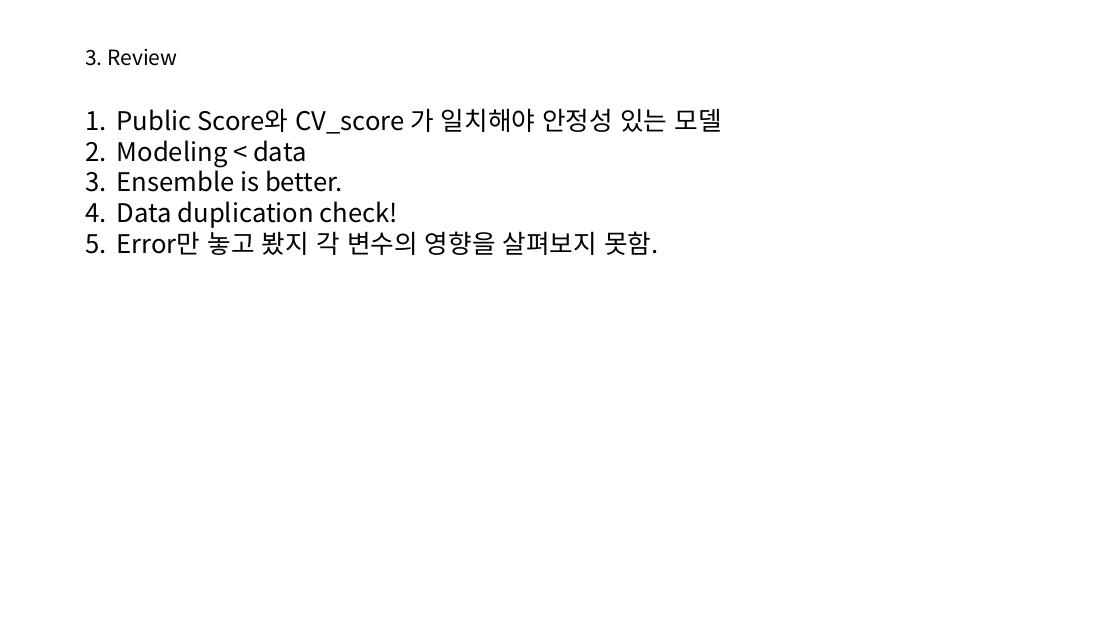
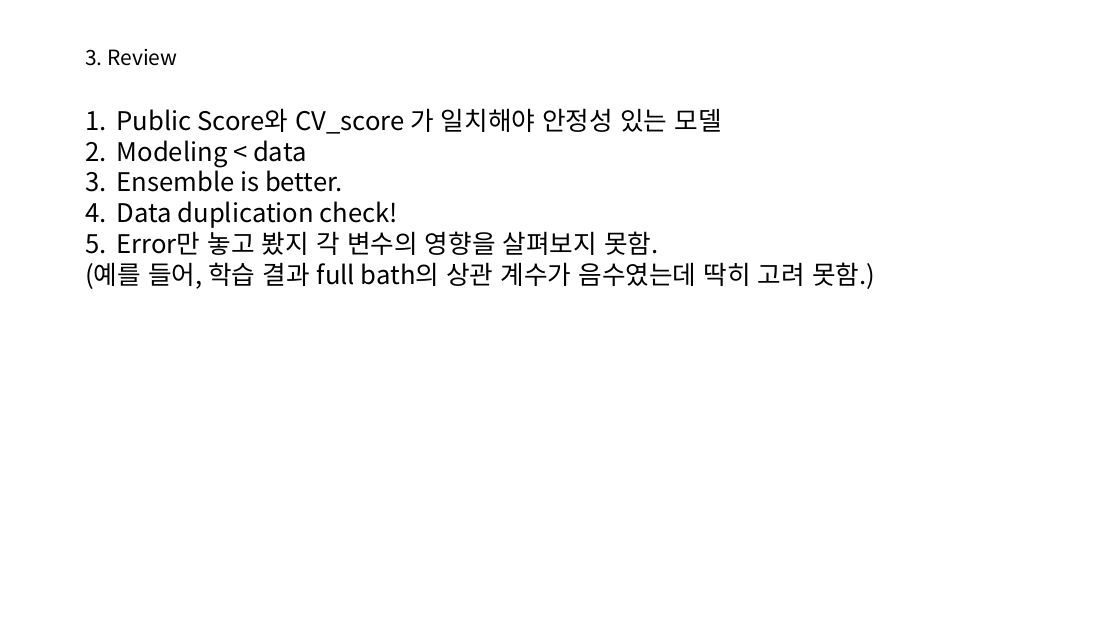
Before and after one commit to MostlyFor/kaggle-or-Dacon, a slide deck: slide 17 of 집값 예측 경진대회/집값 예측 경진대회 review.pptx. Drawn at 1120x630 pixels with LibreOffice and Linux fonts; fonts in the diff are those of the drawing. Boxes give left, top, right and bottom in pixels: in the first picture for what was removed or moved away, otherwise in the second. Text is boxed around its words. In the diff, an @@ line names an element or a change of style, - is before the commit and + after.

```diff
--- a/집값 예측 경진대회/집값 예측 경진대회 review.pptx
+++ b/집값 예측 경진대회/집값 예측 경진대회 review.pptx
@@ text at [85,262,875,289]: paragraph added @@
+(예를 들어, 학습 결과 full bath의 상관 계수가 음수였는데 딱히 고려 못함.)
```
Also in this commit, not shown: 2 other slides changed.
